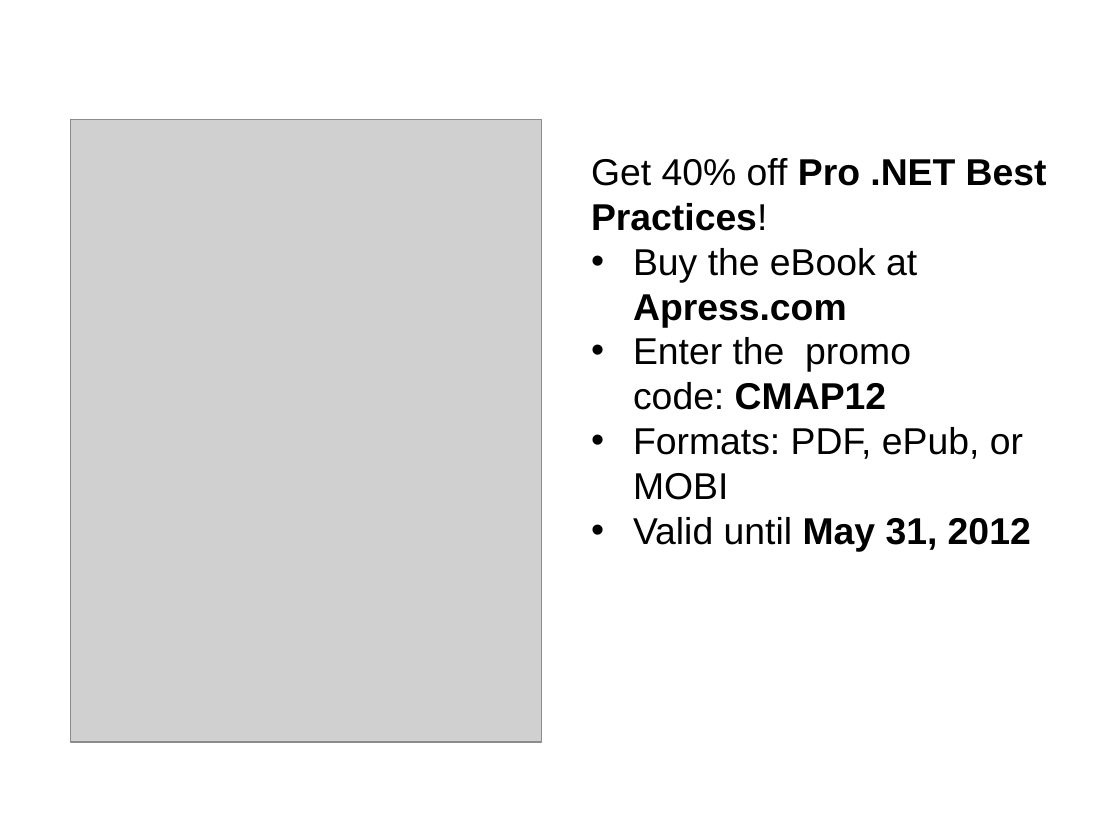
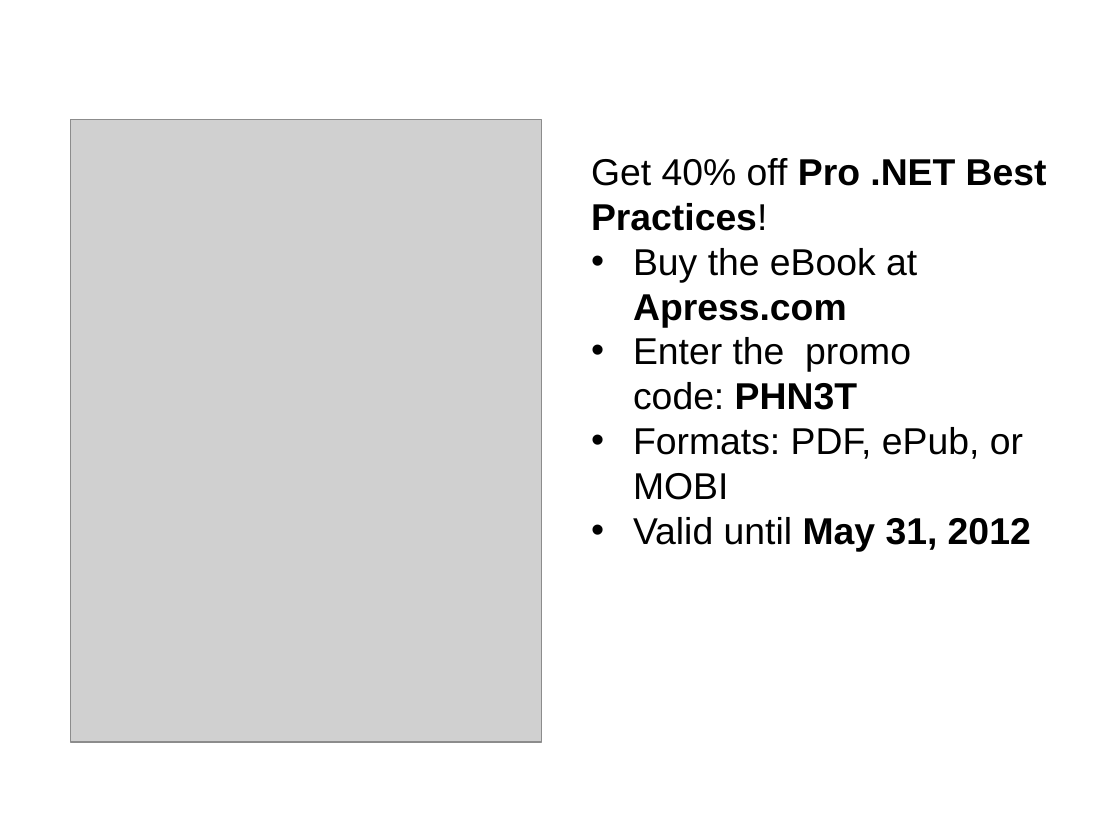
Before and after one commit to ruthlesshelp/Presentations, a slide deck: slide 19 of SlideDeck/AutomatedTesting_with_Databases.pptx (slide 15 before the commit). Drawn at 1120x840 pixels with LibreOffice and Linux fonts; fonts in the diff are those of the drawing; grey boxes stand for pictures; background and template pictures are left out. Boxes give left, top, right and bottom in pixels: in the first picture for what was removed or moved away, otherwise in the second. Text is boxed around its words. In the diff, an @@ line names an element or a change of style, - is before the commit and + after.

```diff
--- a/SlideDeck/AutomatedTesting_with_Databases.pptx
+++ b/SlideDeck/AutomatedTesting_with_Databases.pptx
@@ text at (633, 337, 911, 410): text changed @@
-• Enter the promo code: CMAP12
+• Enter the promo code: PHN3T
```
Also in this commit, not shown: 5 other slides changed, 5 slides added.
